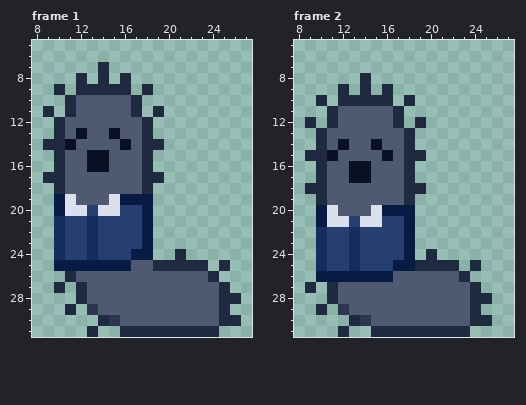
Edited in one commit: pixel-art file (3학년 1학기 1인 개발 프로젝트/Charactor/Char_SOWRD.aseprite). Above: the version before the commit.
32x32 pixels, 2 frames. Shown: frame 1: x 8..27, y 5..31; frame 2: x 8..27, y 5..31.
Once edited:
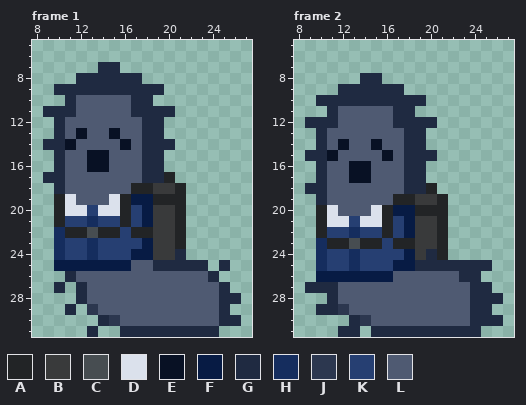
Palette (. is transparent): A #222426  B #393a3b  C #474d51  D #dbe1ec  E #081124  F #071b44  G #1f2a41  H #152d5e  J #2c374f  K #263f72  L #4f5a72
Edits made:
layer "IDle" now shown
Changed rows in their new state; - is an unchanged pixel.
Frame 1, layers "Walk", "IDle":
first column x 10:
 7 -----G------
 8 ---G-G-G----
 9 -G-----G-G--
10 --------G---
11 G-------G-G-
12 ---------G--
13 ---------G--
14 ----------G-
15 ---------G--
16 ---------G--
17 ----------A-
18 -------AABBA
19 A-----A--AAA
20 A-----A--BBA
21 A-----A--BBA
22 -AACAA-AABBA
23 ---------BBA
24 ---------BB-
Frame 2, layers "Walk", "IDle":
first column x 10:
 8 -----G-----------
 9 ---G-G-G---------
10 -G-----G-G-------
11 --------G--------
12 G-------G-G------
13 ---------G-------
14 ---------G-------
15 ----------G------
16 ---------G-------
17 ---------G-------
18 ----------A------
19 -------AABBA-----
20 A-----A--AAA-----
21 A-----A--BBA-----
22 A-----A--BBA-----
23 -AACAA-AABBA-----
24 ---------B-A-----
25 -------------G-G-
26 --------------G--
27 G--------------G-
28 ----------------G
29 -G-------------G-
30 ----------------G
31 ---G----------G--
Where, in picture pixels (left, top, right, bottom), the same in both pictures:
changed: (54, 62, 186, 260)
changed: (316, 73, 503, 337)
